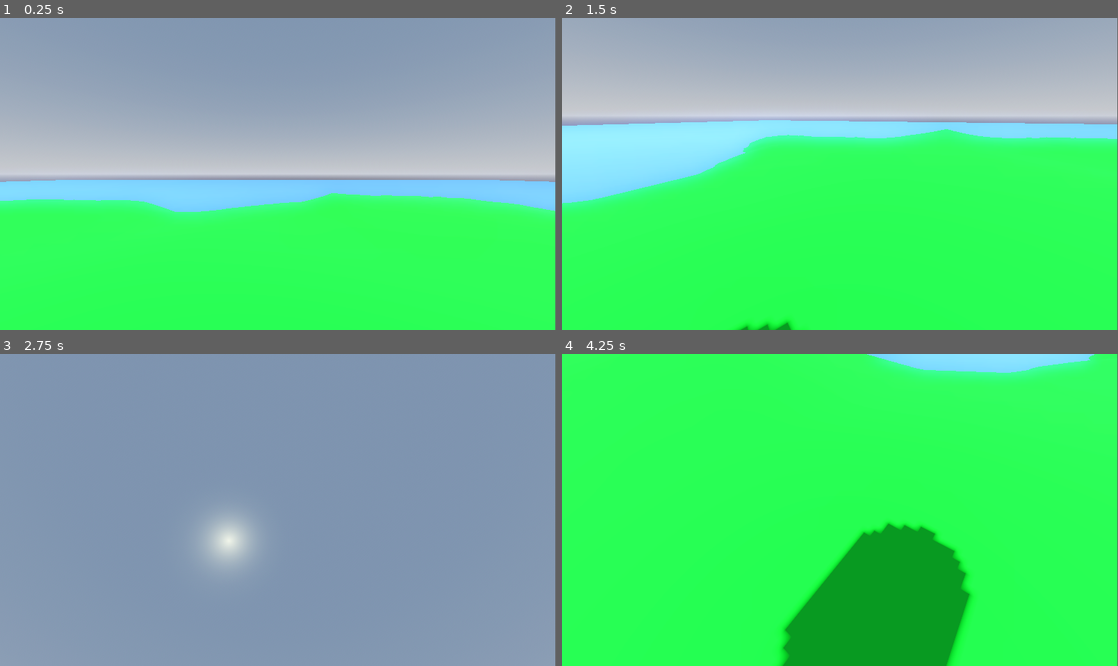
Above: before the commit, frames 1-4 (two rows, left to right).
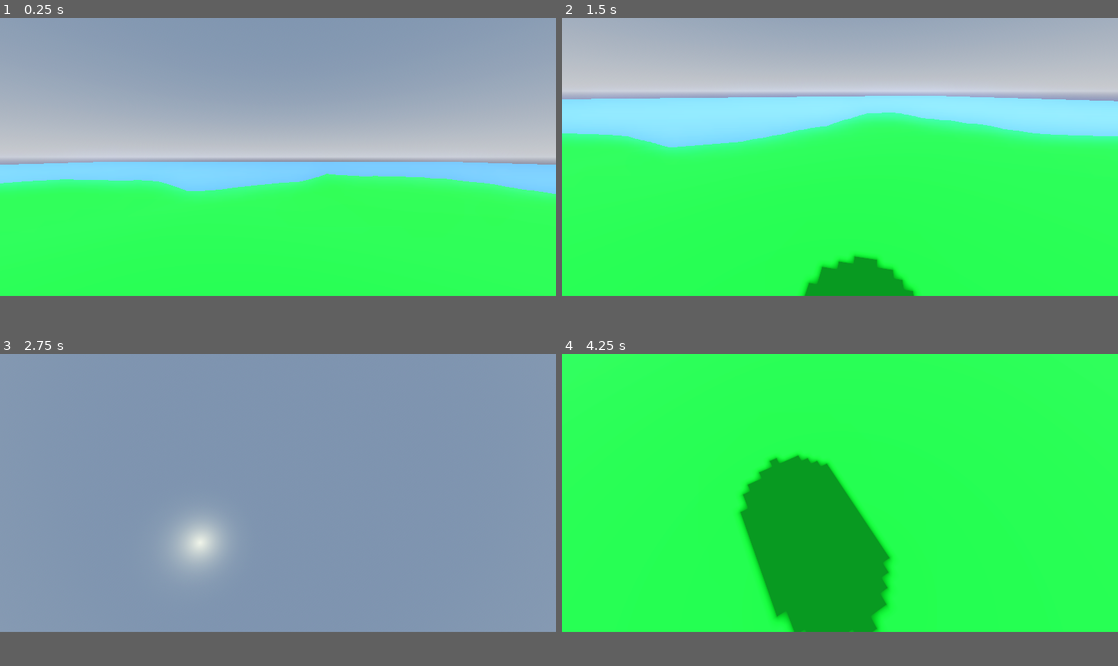
Above: after the commit, the same moments.

Repository: siwanetzu/godot-micro-survival-game
Game: Godot game, scene res://scenes/main.tscn
The game is run twice, just before and just after one commit, with the same random seed, the same clock (stepped at 60 frames per second) and the same inputs.
Inputs (mouse positions are in pixels of both pictures, inside the frame that each line leads up to):
- Up to frame 1 (0.25 s): no input
- Up to frame 2 (1.5 s): tap Enter at 0.5 s; move the mouse to (962, 158) at 0.52 s; hold D (move_right) 0.53-1.28 s; move the mouse to (728, 189) at 1.27 s; hold S (move_back) from 1.28 s (still down)
- Up to frame 3 (2.75 s): move the mouse to (333, 441) at 2.02 s; release S (move_back) at 2.03 s; hold D (move_right) from 2.03 s (still down)
- Up to frame 4 (4.25 s): tap Space at 2.75 s; move the mouse to (812, 572) at 2.77 s; release D (move_right) at 2.78 s; hold W (move_forward) 2.78-3.53 s; move the mouse to (1006, 556) at 3.52 s; hold A (move_left) from 3.53 s (still down)
In our replay, the window is 799x449 before the commit and 800x400 after it. These sizes can differ from the game's own. Grey fills any space a smaller window leaves; there, only what the larger window draws over its background counts as a difference.

The runs differ from the first frame. In frame 1, 14% of the frame differs, in the area x 0-100%, y 0-65%; in frame 2, 20%; in frame 3, 1.6%; in frame 4, 23%, in the area x 0-100%, y 0-100%.

Commit message:
directional movement

Diff:
--- a/project.godot
+++ b/project.godot
@@ -14,6 +14,11 @@
 run/main_scene="uid://o0dvakt63l6d"
 config/features=PackedStringArray("4.4", "Forward Plus")
 config/icon="res://icon.svg"
+
+[display]
+
+window/size/viewport_width=1600
+window/size/viewport_height=800
 
 [input]
 
--- a/scripts/player.gd
+++ b/scripts/player.gd
@@ -35,8 +35,11 @@
 
 func _physics_process(delta: float) -> void:
 	var input = Input.get_vector("move_left", "move_right", "move_forward", "move_back")
+	var dir = camera.basis.z * input.y + camera.basis.x * input.x
+	dir.y = 0
+	dir = dir.normalized()
 
-	velocity.x = input.x * move_speed
-	velocity.z = input.y * move_speed
+	velocity.x = dir.x * move_speed
+	velocity.z = dir.y * move_speed
 
 	move_and_slide()
